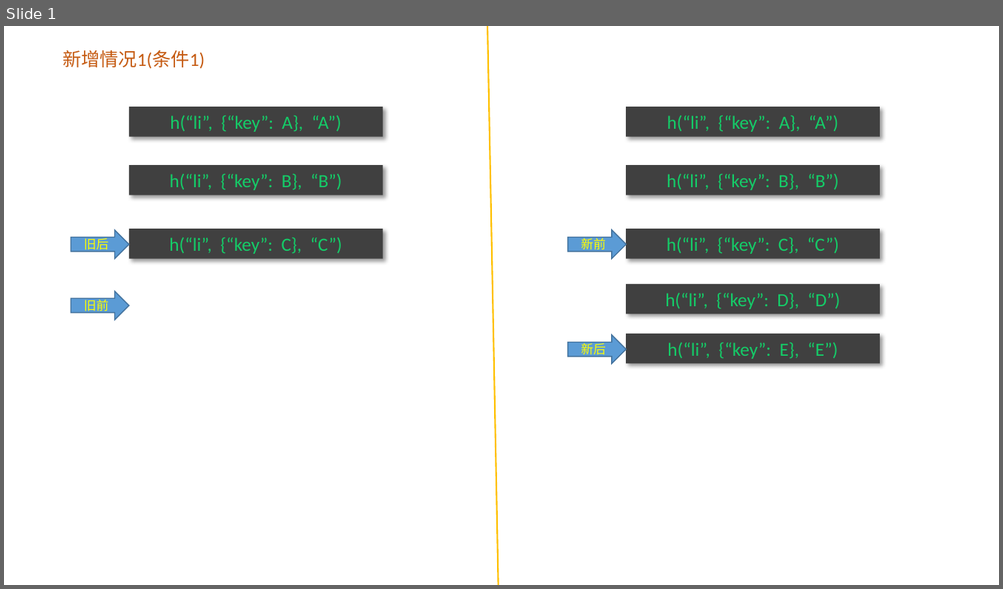
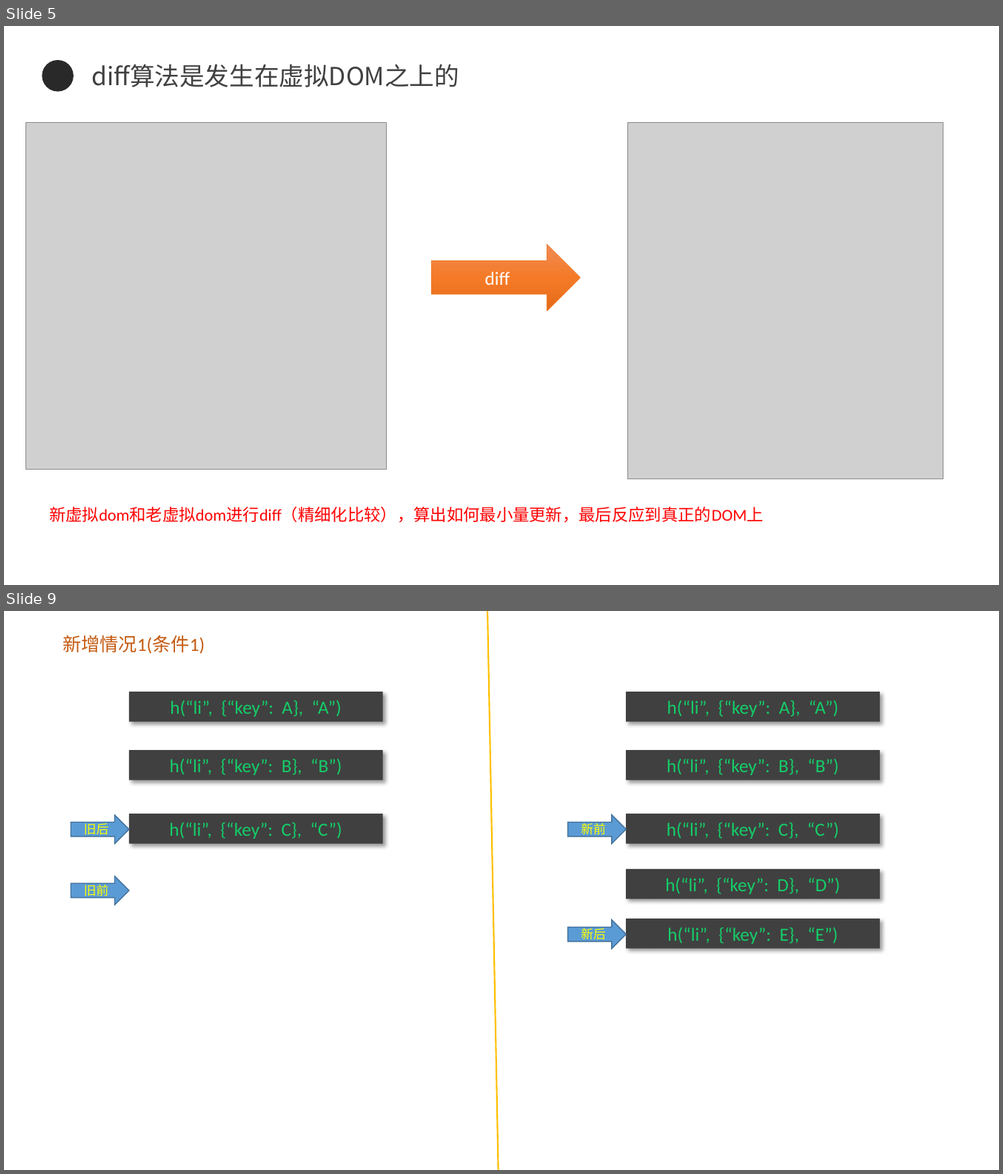
Before and after one commit to Liklei/Vue-park, a slide deck: VUE核心/vue核心代码解析/patch/diff.pptx. Shown one above the other, each under a label of ours: slide 1 before the commit, slides 5 and 9 after it; the slides between them are not shown. The pictures are 1003x589 and 1003x1174 pixels, drawn with LibreOffice and Linux fonts; fonts in the diff are those of the drawing; grey boxes stand for pictures. Boxes give left, top, right and bottom in pixels: in the first picture for what was removed or moved away, otherwise in the second. Text is boxed around its words. In the diff, an @@ line names an element or a change of style, - is before the commit and + after.

```diff
--- a/VUE核心/vue核心代码解析/patch/diff.pptx
+++ b/VUE核心/vue核心代码解析/patch/diff.pptx
@@ slide 5 added at [4, 26, 999, 585], background #FFFFFF @@
@@ ellipse added at [42, 60, 74, 92], fill #292929 @@
@@ text added at [91, 64, 459, 87], 24 pt, text #404040 @@
+diff算法是发生在虚拟DOM之上的
@@ picture added at [26, 123, 387, 470] @@
@@ picture added at [627, 123, 942, 480] @@
@@ right arrow added at [432, 244, 580, 312], fill gradient #F18C57 to #F67B28 to #E56C19, outline #ED7D31 0.5 pt, 18 pt, text #FFFFFF @@
+diff
@@ text added at [49, 507, 763, 523], 16 pt, text #FF0000 @@
+新虚拟dom和老虚拟dom进行diff（精细化比较），算出如何最小量更新，最后反应到真正的DOM上
@@ what was slide 1 is now slide 9 @@
```
Also in this commit, not shown: 7 other slides added, 4 other files.
